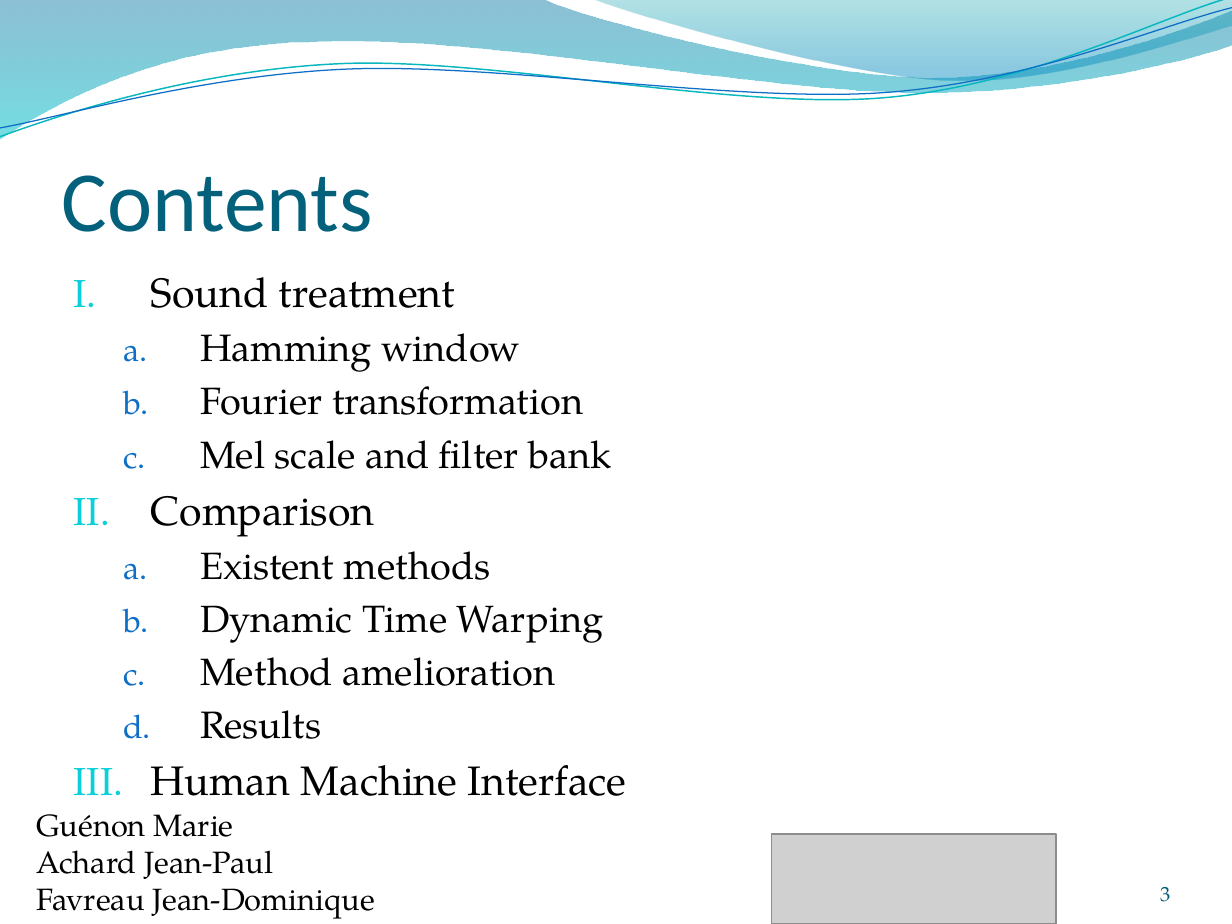
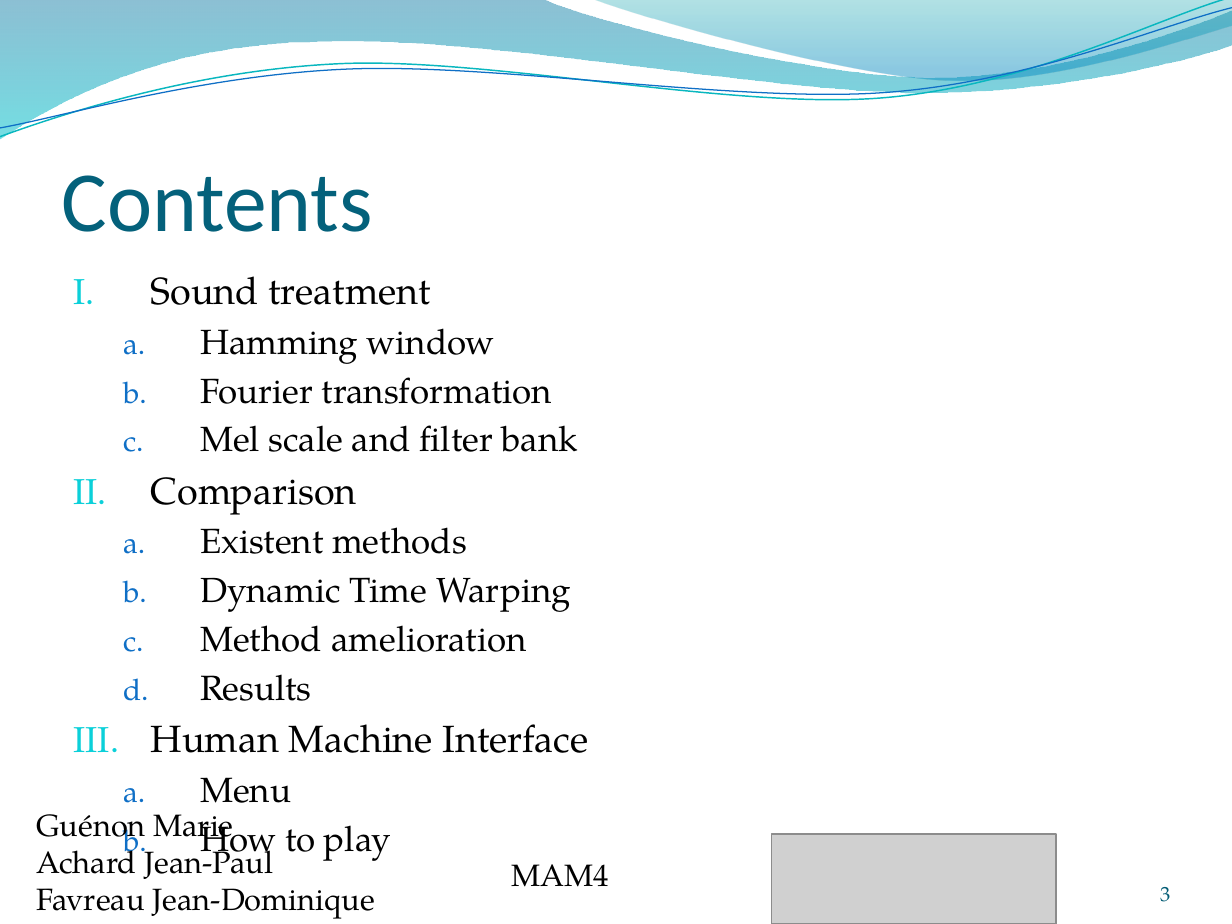
Before and after one commit to jeando/projetS7, a slide deck: slide 3 of annexes/Word_recognition.pptx. Drawn at 1232x924 pixels with LibreOffice and Linux fonts; fonts in the diff are those of the drawing; grey boxes stand for pictures. Boxes give left, top, right and bottom in pixels: in the first picture for what was removed or moved away, otherwise in the second. Text is boxed around its words. In the diff, an @@ line names an element or a change of style, - is before the commit and + after.

```diff
--- a/annexes/Word_recognition.pptx
+++ b/annexes/Word_recognition.pptx
@@ text at [151, 276, 588, 753]: size 24.1 to 22.1 pt in "Sound treatment", "Comparison", "Human Machine Interface"; size 22.2 to 20.4 pt in "Hamming window", "Fourier transformation", "Mel scale and filter bank", "Existent methods" and 3 more places @@
@@ text at [200, 777, 391, 865]: paragraphs added @@
+  a. Menu
+  b. How to play
@@ text added at [512, 864, 610, 887], 18 pt, text #000000 @@
+MAM4
```
Also in this commit, not shown: 18 other slides changed, 5 slides added, 3 other files.
